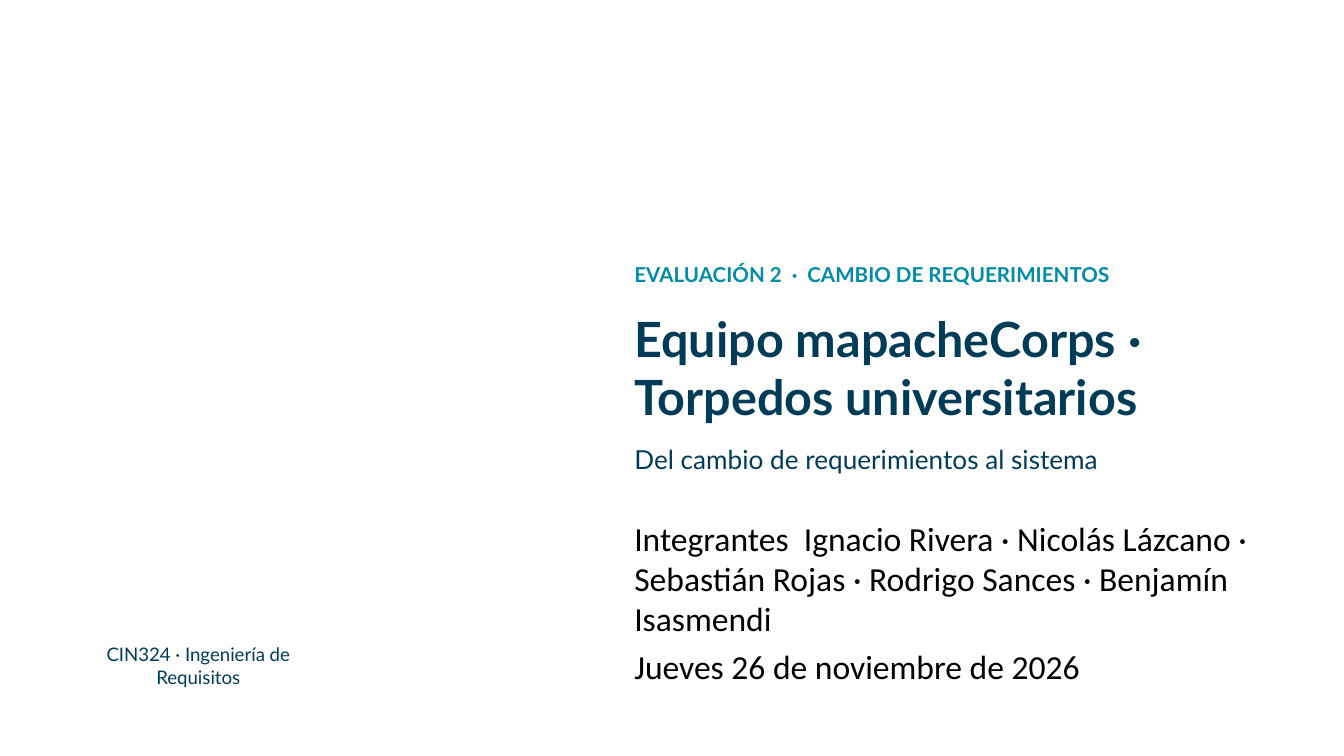
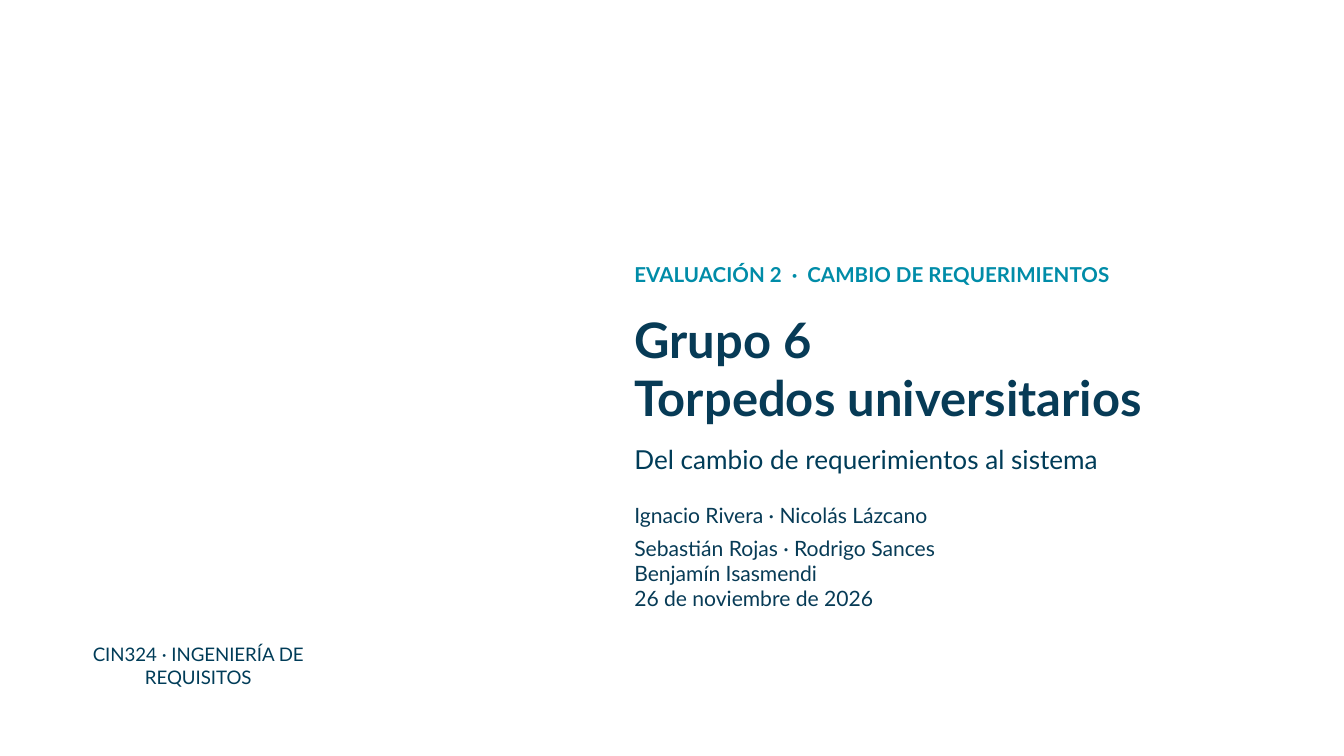
Before and after one commit to mapacheCorps/entrega, a slide deck: slide 1 of eval2/Presentacion_Evaluacion2_mapacheCorps.pptx (slide 2 before the commit). Drawn at 1344x756 pixels with LibreOffice and Linux fonts; fonts in the diff are those of the drawing; background and template pictures are left out. Boxes give left, top, right and bottom in pixels: in the first picture for what was removed or moved away, otherwise in the second. Text is boxed around its words. In the diff, an @@ line names an element or a change of style, - is before the commit and + after.

```diff
--- a/eval2/Presentacion_Evaluacion2_mapacheCorps.pptx
+++ b/eval2/Presentacion_Evaluacion2_mapacheCorps.pptx
@@ text at <box>634,322,1141,425</box>: text changed; size 26 to 26.2 pt; text colour #003C58 to #073B56 @@
-Equipo mapacheCorps · Torpedos universitarios
+Grupo 6
+Torpedos universitarios
@@ text at <box>634,507,935,606</box>: text changed; size 18 to 11.2 pt; font Calibri to Lato; text colour #000000 to #073B56 @@
-Integrantes Ignacio Rivera · Nicolás Lázcano · Sebastián Rojas · Rodrigo Sances · Benjamín Isasmendi
-Jueves 26 de noviembre de 2026
+Ignacio Rivera · Nicolás Lázcano
+Sebastián Rojas · Rodrigo Sances
+Benjamín Isasmendi
+26 de noviembre de 2026
@@ text at <box>93,645,304,687</box>: text changed @@
-CIN324 · Ingeniería de Requisitos
+CIN324 · INGENIERÍA DE REQUISITOS
```
Also in this commit, not shown: 4 other slides changed, 11 slides added, 10 slides removed, 40 other files.
